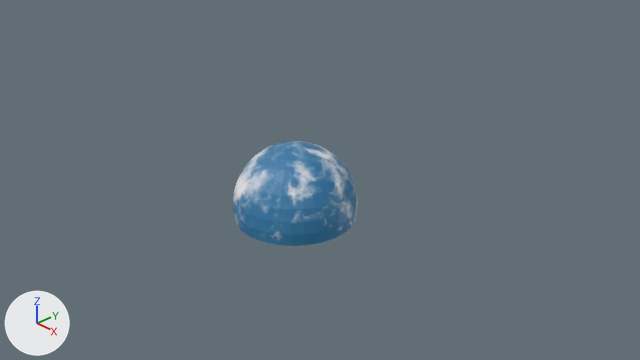
The Blender file starman/starman/res/model/hemisphere/hemisphere.blend: old version first, new version second.
Rendered twice from the file's camera 'Camera'. The axes (+X, +Y, +Z) are drawn at lower left. The lights are the same throughout.
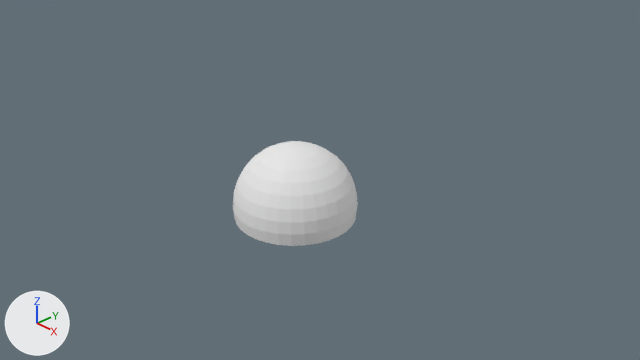
What differs and where, as boxes (x1, y1, x2, y2) in the pictures (640 x 360 px):
'Sphere.001', recoloured (blue to white): (233, 141, 358, 246) in both

Diff of the bpy script that builds the scene:
```diff
--- a/starman/starman/res/model/hemisphere/hemisphere.blend.py
+++ b/starman/starman/res/model/hemisphere/hemisphere.blend.py
@@ mat_material @@
+mat_material = diffuse_material('Material')
+mat_material.base_color = (0.8, 0.8, 0.8)  # white #e7e7e7
@@ me_sphere_001 @@
 me_sphere_001.from_pydata(...)  # 18049 vertices, 17920 faces; spans x -1.0..1.0, y -1.0..1.0, z -0.2..1.0
-me_sphere_001.materials.append(mat_sky_png)  # picture img_sky_png
+me_sphere_001.materials.append(mat_material)  # white #e7e7e7
```
